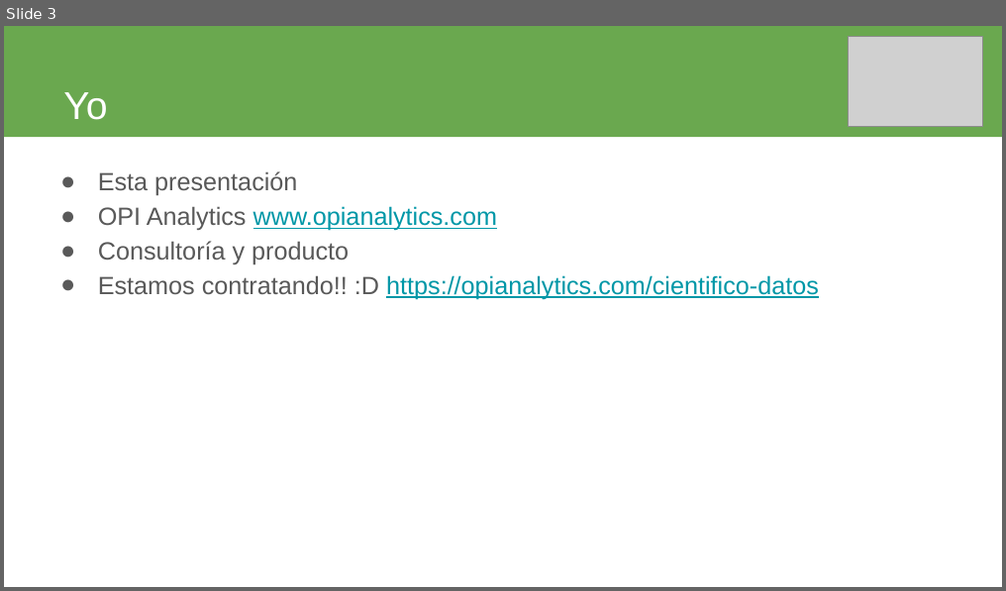
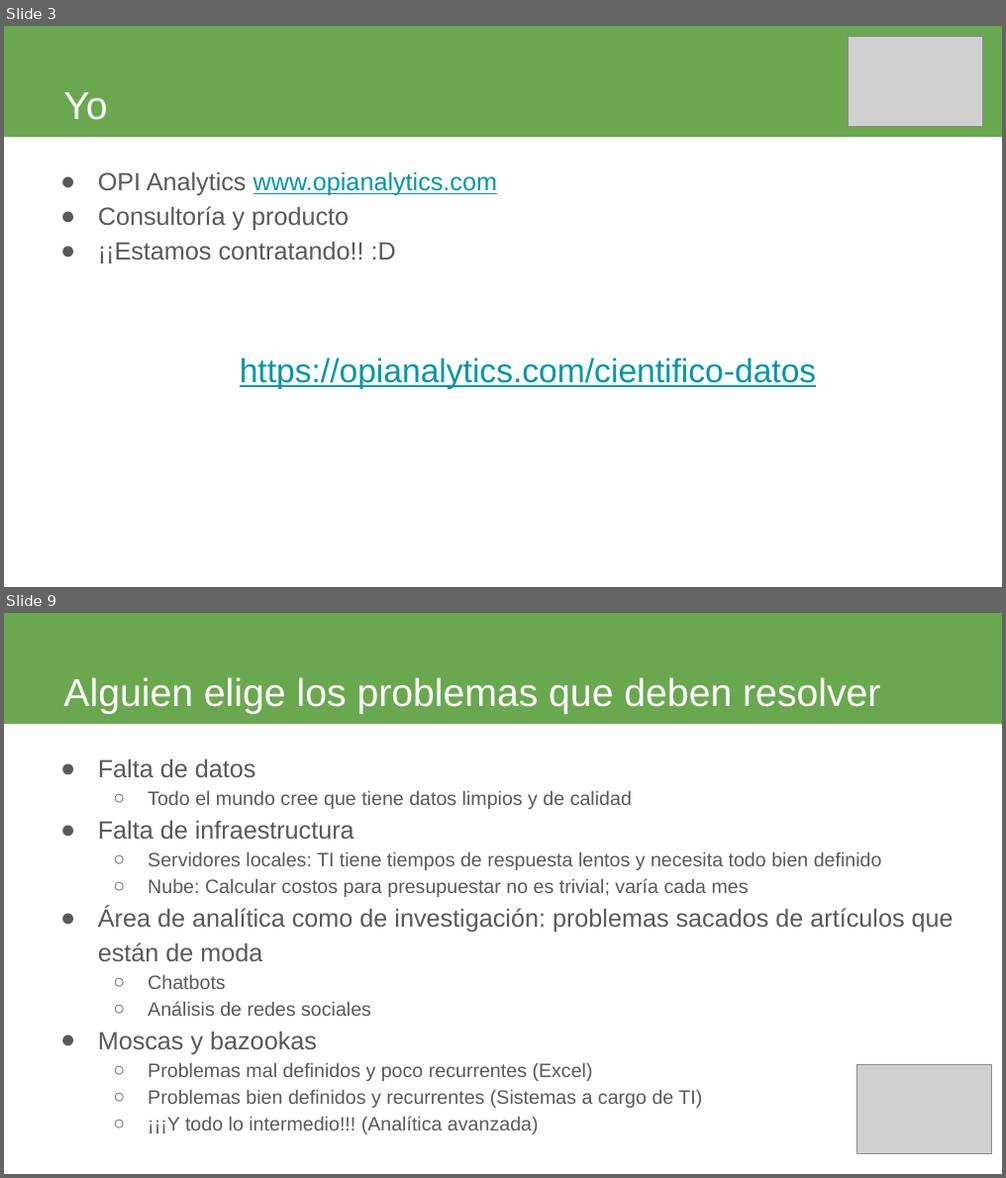
Before and after one commit to jbarbosat/mis-desmadres, a slide deck: presentaciones/wids-2019/presentacion.odp. Shown one above the other, each under a label of ours: slide 3 before the commit, slides 3 and 9 after it; the slides between them are not shown. The pictures are 1006x591 and 1006x1178 pixels, drawn with LibreOffice and Linux fonts; fonts in the diff are those of the drawing; grey boxes stand for pictures. Boxes give left, top, right and bottom in pixels: in the first picture for what was removed or moved away, otherwise in the second. Text is boxed around its words. In the diff, an @@ line names an element or a change of style, - is before the commit and + after.

```diff
--- a/presentaciones/wids-2019/presentacion.odp
+++ b/presentaciones/wids-2019/presentacion.odp
@@ slide 9 added at (4, 613, 1002, 1174), background #FFFFFF @@
@@ title added at (4, 613, 1002, 724), fill #6AA84F, 28 pt, text #FFFFFF @@
+Alguien elige los problemas que deben resolver
@@ text added at (98, 759, 953, 1135), 14 pt, text #595959 @@
+● Falta de datos
+  ○ Todo el mundo cree que tiene datos limpios y de calidad
+● Falta de infraestructura
+  ○ Servidores locales: TI tiene tiempos de respuesta lentos y necesita todo bien definido
+  ○ Nube: Calcular costos para presupuestar no es trivial; varía cada mes
+● Área de analítica como de investigación: problemas sacados de artículos que están de moda
+  ○ Chatbots
+  ○ Análisis de redes sociales
+● Moscas y bazookas
+  ○ Problemas mal definidos y poco recurrentes (Excel)
+  ○ Problemas bien definidos y recurrentes (Sistemas a cargo de TI)
+  ○ ¡¡¡Y todo lo intermedio!!! (Analítica avanzada)
@@ picture added at (857, 1065, 992, 1155) @@
@@ slide 3 changed as well @@
@@ text at (98, 172, 297, 195): paragraph removed @@
-● Esta presentación
@@ text at (98, 241, 816, 389): text changed; size 18 to 24 pt @@
-● Estamos contratando!! :D https://opianalytics.com/cientifico-datos
+● ¡¡Estamos contratando!! :D
+https://opianalytics.com/cientifico-datos
```
Also in this commit, not shown: 8 other slides changed, 7 other slides added, 3 slides removed.
